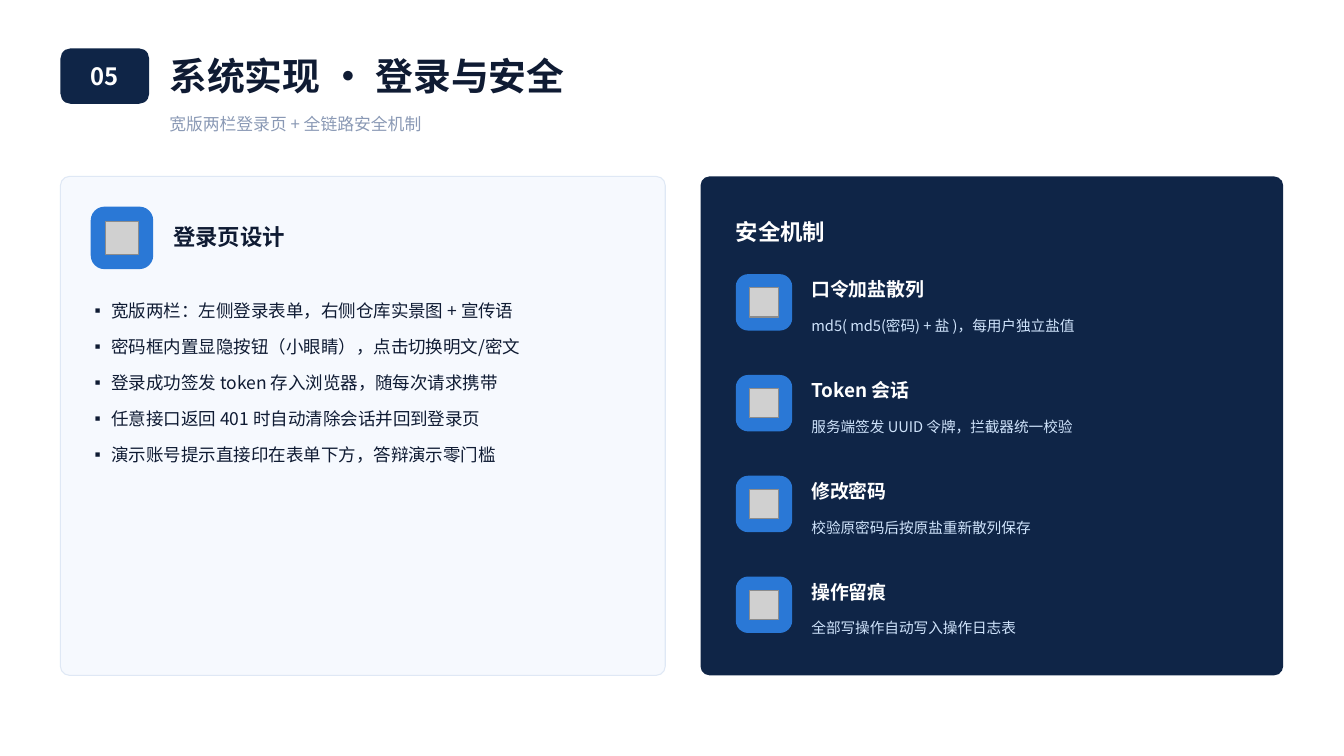
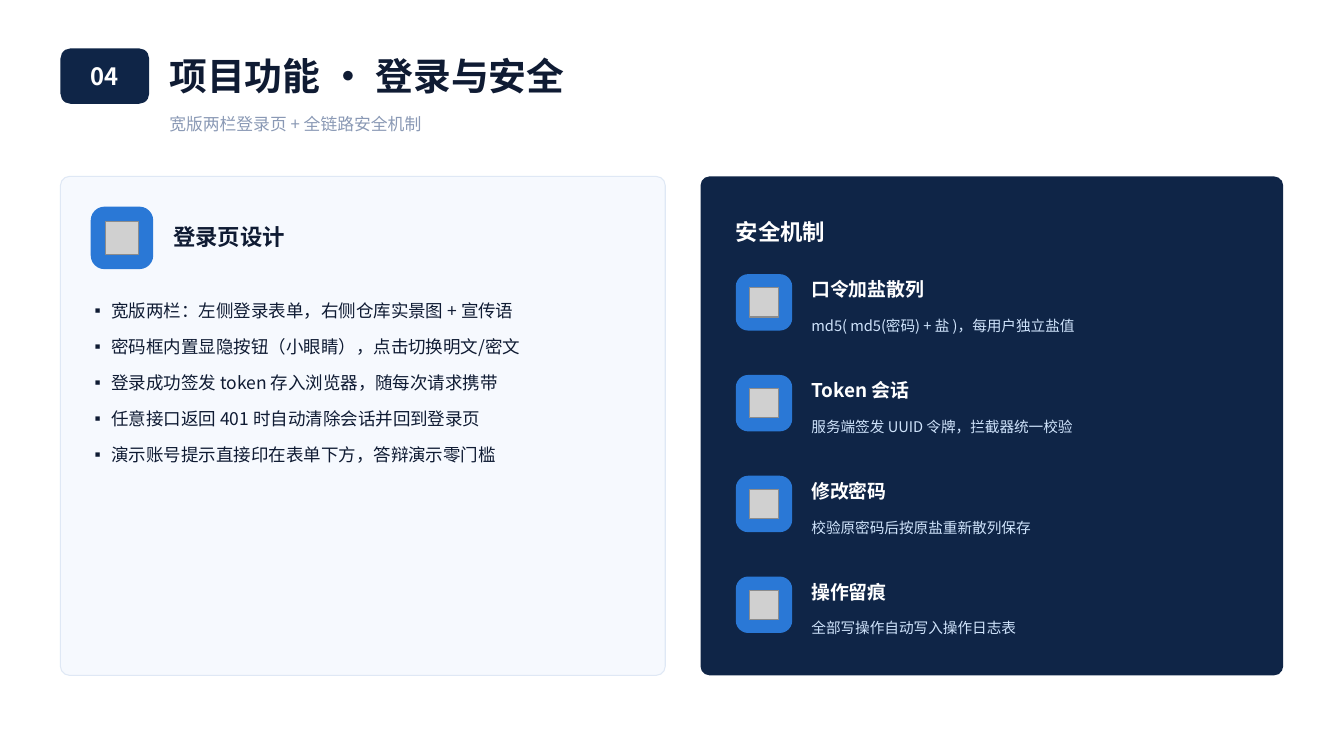
Before and after one commit to bal483836-ctrl/Warehouse_MS, a slide deck: slide 10 of 小明智库-答辩汇报.pptx. Drawn at 1344x756 pixels with LibreOffice and Linux fonts; fonts in the diff are those of the drawing; grey boxes stand for pictures. Boxes give left, top, right and bottom in pixels: in the first picture for what was removed or moved away, otherwise in the second. Text is boxed around its words. In the diff, an @@ line names an element or a change of style, - is before the commit and + after.

```diff
--- a/小明智库-答辩汇报.pptx
+++ b/小明智库-答辩汇报.pptx
@@ text at [169,57,564,94]: text changed @@
-系统实现 · 登录与安全
+项目功能 · 登录与安全
@@ text at [91,67,119,86]: text changed @@
-05
+04
```
Also in this commit, not shown: 13 other slides changed, 3 slides added, 3 slides removed.
